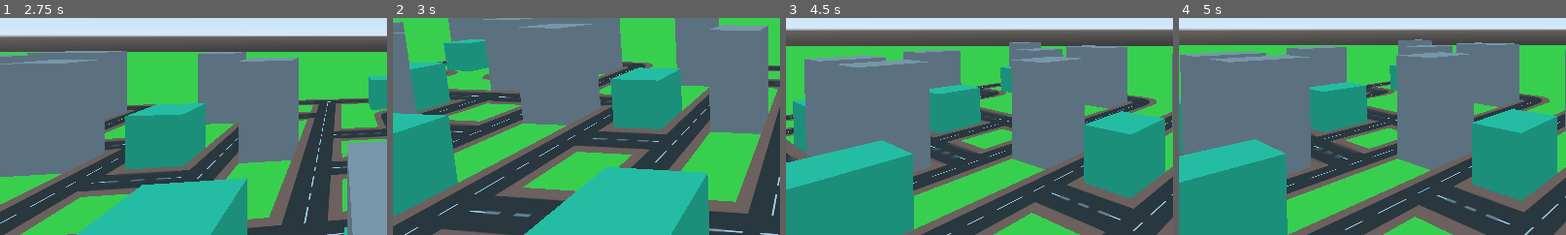
Above: before the commit, frames 1-4 (left to right).
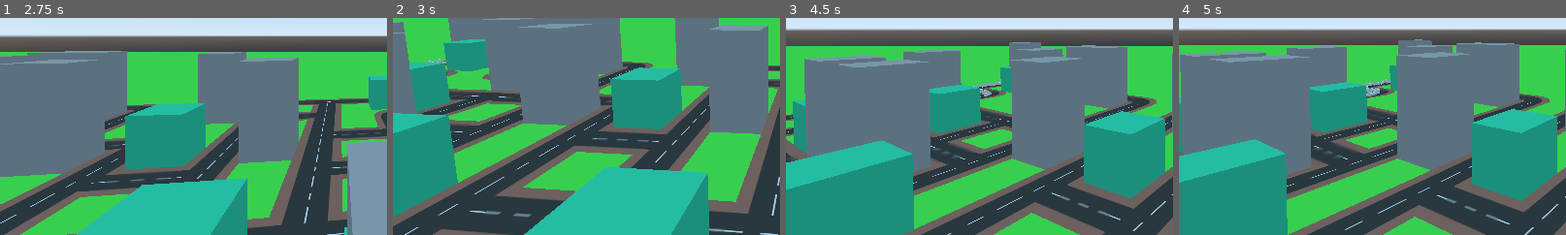
Above: after the commit, the same moments.

Repository: NterpriseCEO/GE-EmergenceProject
Game: Godot game, scene res://City.tscn
The game is run twice, just before and just after one commit, with the same random seed, the same clock (stepped at 60 frames per second) and the same inputs.
Inputs (mouse positions are % of the whole screen's width and height, from its top left):
- Up to frame 1 (2.75 s): tap Enter at 0.5, 2 s; move the mouse to (55, 50) at 0.52 s; hold E (e) 0.53-1.28 s; hold Up (ui_up) from 0.53 s (still down); tap Q (q) at 0.8, 1.35, 2.3 s; tap Space at 1.25 s; move the mouse to (45, 50) at 1.27 s; tap E (e) at 1.55 s; move the mouse to (52, 48) at 2.02 s; hold E (e) from 2.03 s (still down)
- Up to frame 2 (3 s): keep holding Up (ui_up); tap Space at 2.75 s; move the mouse to (49, 52) at 2.77 s; release E (e) at 2.78 s; tap Q (q) at 2.85 s
- Up to frame 3 (4.5 s): keep holding Up (ui_up); tap E (e) at 3.05 s; tap Enter at 3.5 s; move the mouse to (57, 51) at 3.52 s; hold E (e) 3.53-4.28 s; tap Q (q) at 3.8, 4.35 s; tap Space at 4.25 s; move the mouse to (42, 49) at 4.27 s
- Up to frame 4 (5 s): keep holding Up (ui_up); tap E (e) at 4.55 s
The pictures show only the part of the screen within x 0-50%, y 46-96%; the shares and areas given below are measured in that part.

Frame 1 is identical in both runs. In frame 2, less than 0.1% of the frame differs, in the area x 8-14%, y 18-21%; in frame 3, 0.2%; in frame 4, 0.2%, in the area x 47-55%, y 28-37%.

Commit message:
Added a path following algorithm for the roads

Diff:
--- a/City.tscn
+++ b/City.tscn
@@ -1,7 +1,8 @@
-[gd_scene load_steps=11 format=2]
+[gd_scene load_steps=14 format=2]
 
 [ext_resource path="res://scripts/CameraMovement.gd" type="Script" id=1]
 [ext_resource path="res://scripts/GenerateMap.gd" type="Script" id=2]
+[ext_resource path="res://scripts/Move.gd" type="Script" id=3]
 
 [sub_resource type="PlaneMesh" id=1]
 
@@ -22,6 +23,10 @@
 albedo_color = Color( 0.219608, 0.901961, 0.694118, 1 )
 
 [sub_resource type="CapsuleShape" id=8]
+
+[sub_resource type="CapsuleShape" id=9]
+
+[sub_resource type="CapsuleMesh" id=10]
 
 [node name="Spatial" type="Spatial"]
 script = ExtResource( 2 )
@@ -53,3 +58,18 @@
 shape = SubResource( 8 )
 
 [node name="Camera" type="InterpolatedCamera" parent="KinematicBody/CollisionShape"]
+
+[node name="Person1" type="Spatial" parent="."]
+
+[node name="Person 1" type="KinematicBody" parent="Person1"]
+transform = Transform( 1, 0, 0, 0, 1, 0, 0, 0, 1, -29.8, 0, -29.8 )
+script = ExtResource( 3 )
+
+[node name="CollisionShape" type="CollisionShape" parent="Person1/Person 1"]
+transform = Transform( 0.1, 0, 0, 0, 0.1, 0, 0, 0, 0.1, 0, 0.15, 0 )
+shape = SubResource( 9 )
+
+[node name="MeshInstance" type="MeshInstance" parent="Person1/Person 1/CollisionShape"]
+transform = Transform( 1, 0, 0, 0, -4.37114e-08, -1, 0, 1, -4.37114e-08, 0, 0, 0 )
+mesh = SubResource( 10 )
+skeleton = NodePath("../../..")
--- /dev/null
+++ b/Person.tscn
@@ -0,0 +1,22 @@
+[gd_scene load_steps=4 format=2]
+
+[ext_resource path="res://scripts/Move.gd" type="Script" id=1]
+
+[sub_resource type="CapsuleShape" id=9]
+
+[sub_resource type="PrismMesh" id=10]
+size = Vector3( 2, 3, 2 )
+
+[node name="Person1" type="Spatial"]
+
+[node name="Person 1" type="KinematicBody" parent="."]
+script = ExtResource( 1 )
+
+[node name="CollisionShape" type="CollisionShape" parent="Person 1"]
+transform = Transform( 0.1, 0, 0, 0, 0.1, 0, 0, 0, 0.1, 0, 0.15, 0 )
+shape = SubResource( 9 )
+
+[node name="MeshInstance" type="MeshInstance" parent="Person 1/CollisionShape"]
+transform = Transform( 1, 0, 0, 0, -4.37114e-08, -1, 0, 1, -4.37114e-08, 0, 0, 0 )
+mesh = SubResource( 10 )
+skeleton = NodePath("../../..")
--- a/project.godot
+++ b/project.godot
@@ -13,6 +13,10 @@
 config/name="Ge- Emergence Project"
 run/main_scene="res://City.tscn"
 config/icon="res://icon.png"
+
+[autoload]
+
+Globals="*res://scripts/Globals.gd"
 
 [display]
 
--- a/scripts/GenerateMap.gd
+++ b/scripts/GenerateMap.gd
@@ -60,8 +60,19 @@
 
 		make_roads()
 		erase_walls()
+		Globals.roads = roads
 		draw_roads()
-		yield(get_tree().create_timer(1), "timeout")
+		for i in range (300):
+			var scene = load("res://Person.tscn")
+			var scene_instance = scene.instance().duplicate()
+			scene_instance.set_name("person_"+str(i))
+			var child = scene_instance.get_child(0)
+			child.translation.x = rand_range(-29, -29)
+			child.translation.z = rand_range(-29, -29)
+			add_child(scene_instance)
+			yield(get_tree().create_timer(0.1), "timeout")
+
+#		yield(get_tree().create_timer(1), "timeout")
 
 func check_neighbors(cell, unvisited):
 	# returns an array of cell's unvisited neighbors
--- /dev/null
+++ b/scripts/Globals.gd
@@ -0,0 +1,19 @@
+extends Node
+
+
+# Declare member variables here. Examples:
+# var a = 2
+# var b = "text"
+
+var roads = {}
+var horizontalRoads = [1, 4, 5, 7]
+var verticalRoads =   [2, 8, 10, 11, 13]
+
+# Called when the node enters the scene tree for the first time.
+func _ready():
+	pass
+
+
+# Called every frame. 'delta' is the elapsed time since the previous frame.
+#func _process(delta):
+#	pass
--- /dev/null
+++ b/scripts/Move.gd
@@ -0,0 +1,151 @@
+extends KinematicBody
+
+# Declare member variables here. Examples:
+# var a = 2
+# var b = "text"
+var path = []
+
+var pathIndex = 0
+var velocity = Vector3.ZERO
+var force = 0
+var speed = 0
+var acceleration = Vector3.ZERO
+
+var x = 0
+var z = 0
+var dir = 0
+
+var crossRoadsDirectionOptions = [
+	[0, 1, 3],
+	[2, 1, 3],
+	[1, 0, 2],
+	[3, 0, 2]
+]
+
+# Called when the node enters the scene tree for the first time.
+func _ready():
+	self.pathIndex = 0
+	self.path = []
+	self.velocity = Vector3.ZERO
+	self.x = 0
+	self.z = 0
+
+
+# Called every frame. 'delta' is the elapsed time since the previous frame.
+func _process(delta):
+	if pathIndex == len(path)-1:
+		path.invert()
+	if len(Globals.roads) > 0 and len(path) == 0:
+		generatePath()
+
+
+func _physics_process(var delta):
+	if len(path) == 200:
+		force = followPath()
+		acceleration = force / 1
+		velocity += acceleration * delta
+		speed = velocity.length()
+
+		if speed > 0:
+			velocity = velocity.limit_length(1)
+			transform.origin += velocity * delta
+			move_and_slide(velocity)
+
+# here dir can be 0, 2, 3 or 3 which equals
+# right, down, left or up
+
+func generatePath():
+	var firstRoad = Globals.roads[Vector2(x, z)]
+
+	while firstRoad == 15:
+		x = clamp(x+1, 0, 29)
+		firstRoad = Globals.roads[Vector2(x, z)]
+
+#	if firstRoad in Globals.verticalRoads:
+##		dir = 2
+##
+#	path.append(Vector3(-29 + (x*2), 0, -29 + (z*2)))
+
+	for i in range(200):
+#		print(x, " ", z)
+		var nextRoad = Globals.roads[Vector2(x, z)]
+
+		path.append(Vector3(-29 + (x*2), 0, -29 + (z*2)))
+
+		match nextRoad:
+			0: # crossroads
+				randomize()
+				var num = randi()%3
+				dir = crossRoadsDirectionOptions[dir][num]
+			1: # t junction road down
+				randomize()
+				if dir == 0: # right or down
+					dir = 0 if randi()%2 == 0 else 1
+				elif dir == 2: # left or down
+					dir = 2 if randi()%2 == 0 else 1
+				elif dir == 3: # right or left
+					dir = 0 if randi()%2 == 0 else 2
+			2: # t junction road left
+				if dir == 0: # down or up
+					dir = 1 if randi()%2 == 0 else 3
+				elif dir == 1: # down or left
+					dir = 1 if randi()%2 == 0 else 2
+				elif dir == 3: # up or left
+					dir = 3 if randi()%2 == 0 else 2
+			3: # top right curved road:
+				dir = 1 if dir == 0 else 2
+			4: # t junction road up
+				if dir == 0: # right or up
+					dir = 0 if randi()%2 == 0 else 3
+				elif dir == 1: # left or right
+					dir = 2 if randi()%2 == 0 else 0
+				elif dir == 2: # left or up
+					dir = 2 if randi()%2 == 0 else 3
+			5: # horizontal road
+				dir = 0 if dir == 0 else 2
+			6: # bottom right curved road
+				dir = 3 if dir == 0 else 2
+			7: # right dead end road
+				dir = 2
+			8: # t junction road right
+				if dir == 1: # right or down
+					dir = 0 if randi()%2 == 0 else 1
+				elif dir == 2: # down or up
+					dir = 1 if randi()%2 == 0 else 3
+				elif dir == 3: # up or right
+					dir = 3 if randi()%2 == 0 else 0
+			9: # top left road
+				dir = 0 if dir == 3 else 1
+			10: # vertical road
+				dir = 1 if dir == 1 else 3
+			11: # top dead end road
+				dir = 1
+			12: # bottom left curved road
+				dir = 0 if dir == 1 else 3
+			13: # left dead end road
+				dir = 0
+			14: # bottom dead end road
+				dir = 3
+
+		match dir:
+			0: x+=1
+			1: z+=1
+			2: x-=1
+			3: z-=1
+		x = clamp(x, 0, 29)
+		z = clamp(z, 0, 29)
+
+func followPath():
+	var target = path[pathIndex]
+	var dist = global_transform.origin.distance_to(target)
+
+	if dist < 1:
+		pathIndex = (pathIndex + 1) % len(path)
+
+	return seek(path[pathIndex])
+
+func seek(target: Vector3):
+	var toTarget = target - transform.origin
+	toTarget = toTarget.normalized()
+	var desired = toTarget * 2
+	return desired - velocity
